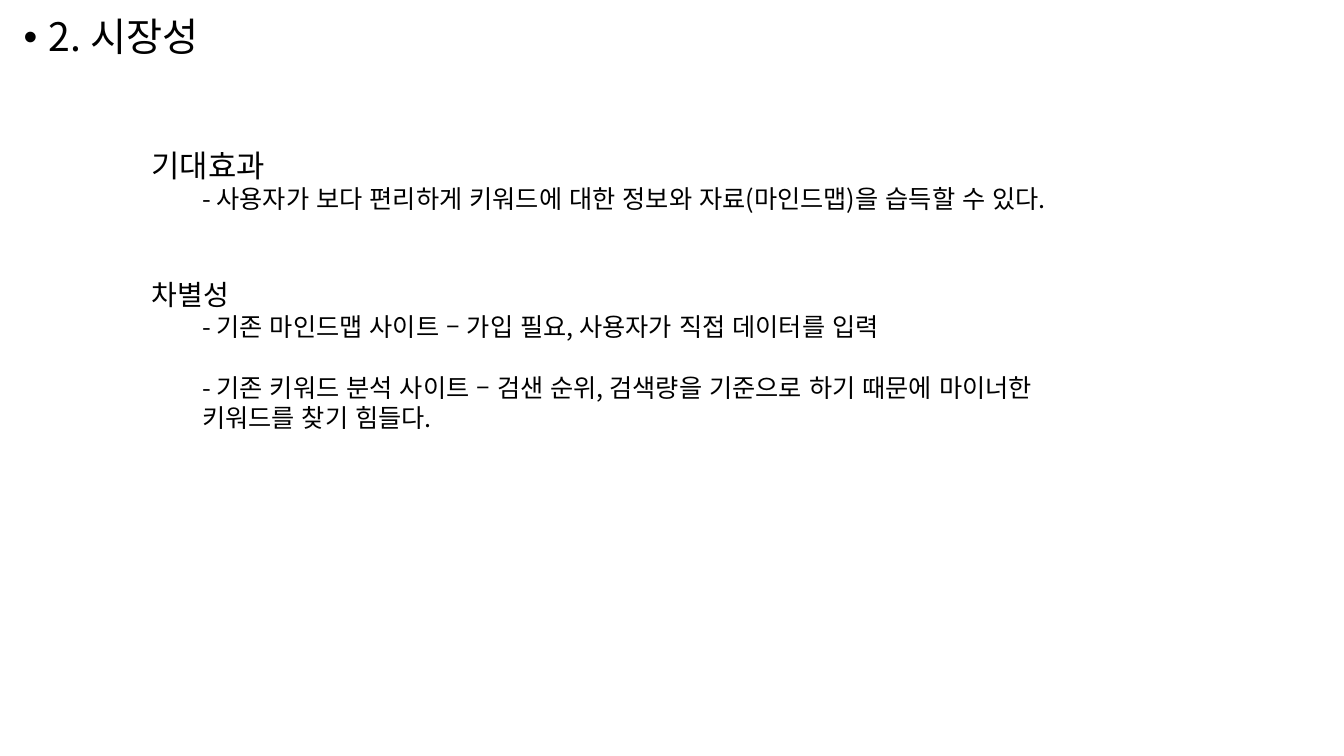
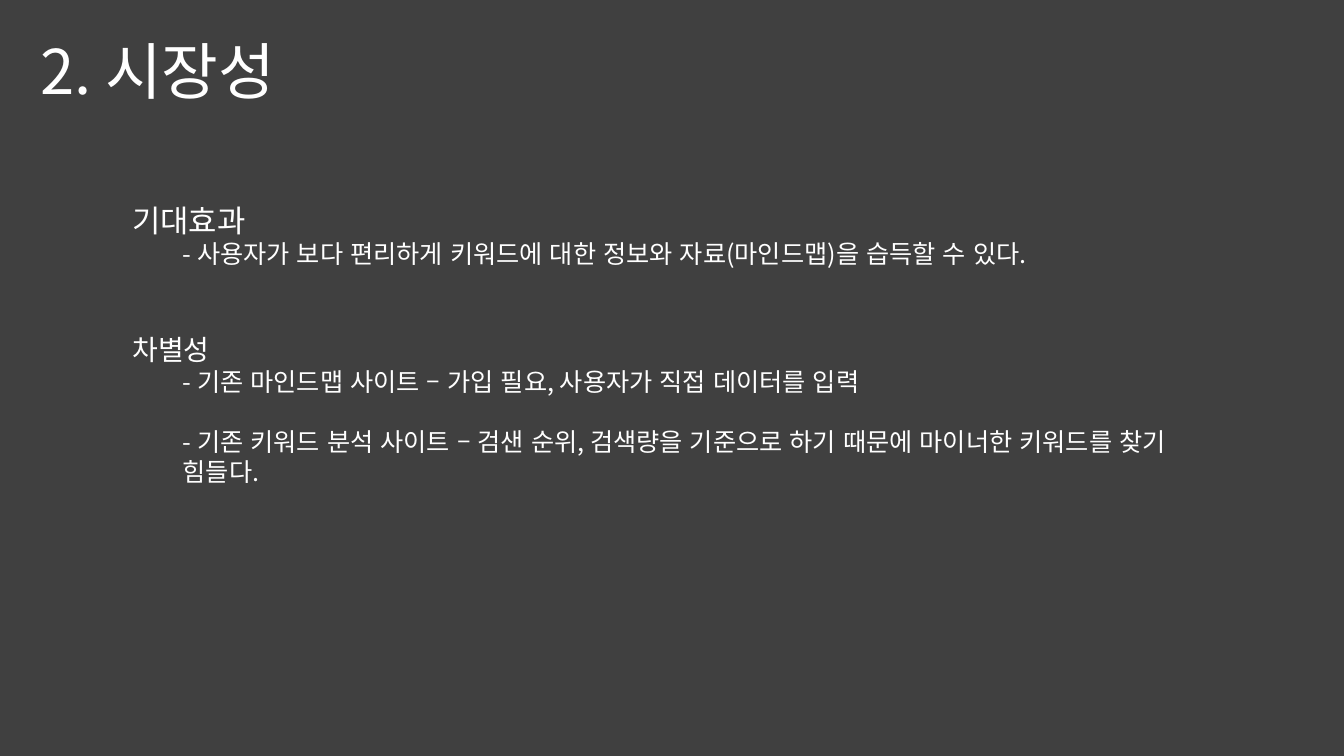
Before and after one commit to Q3333/Ask_and_Wiki, a slide deck: slide 9 of PPT 디자인/191120_2차설계.pptx (slide 6 before the commit). Drawn at 1344x756 pixels with LibreOffice and Linux fonts; fonts in the diff are those of the drawing; background and template pictures are left out; a plain dark background stands for a picture behind light text. Boxes give left, top, right and bottom in pixels: in the first picture for what was removed or moved away, otherwise in the second. Text is boxed around its words. In the diff, an @@ line names an element or a change of style, - is before the commit and + after.

```diff
--- a/PPT 디자인/191120_2차설계.pptx
+++ b/PPT 디자인/191120_2차설계.pptx
@@ background #FFFFFF to picture (left out) @@
@@ rectangle added at <box>0,0,1344,756</box>, fill #FFFFFF at 10% opacity @@
@@ title "2. 시장성": place and size @@
-title "2. 시장성" at <box>49,18,198,54</box>
+title "2. 시장성" at <box>40,43,275,99</box>
@@ title "2. 시장성" at <box>40,43,275,99</box>: size 28 to 44 pt, text colour #000000 to #FFFFFF; bullet • to none; less space between paragraphs; vertical alignment top to middle @@
@@ text "기대효과": place and size @@
-text "기대효과" at <box>152,151,1046,429</box>
+text "기대효과" at <box>132,206,1165,483</box>
@@ text "기대효과" at <box>132,206,1165,483</box>: text colour #000000 to #FFFFFF @@
```
Also in this commit, not shown: 4 other slides changed, 11 slides added, 2 slides removed, 29 other files.
